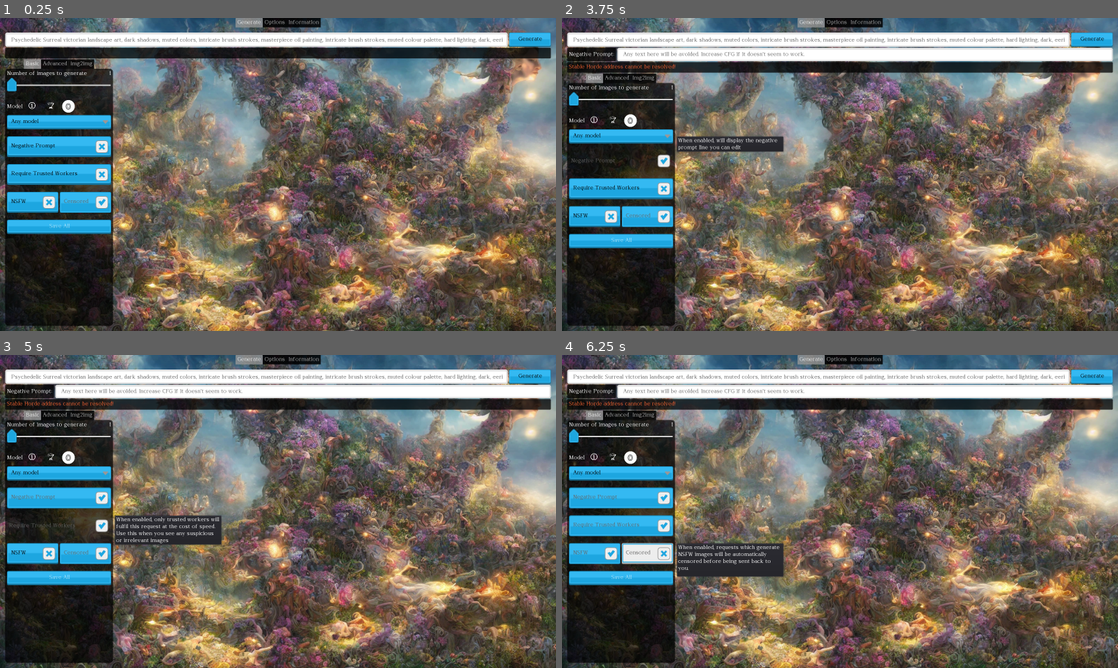
Above: before the commit, frames 1-4 (two rows, left to right).
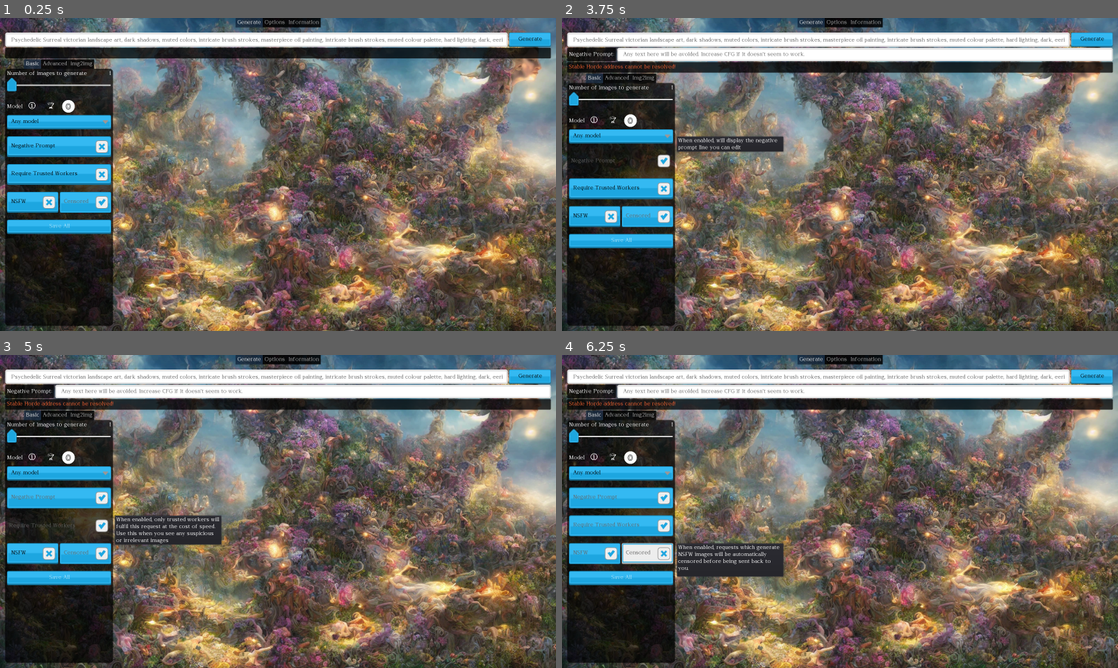
Above: after the commit, the same moments.

Repository: Haidra-Org/Lucid-Creations
Game: Godot game, scene res://StableHordeClient.tscn
Two runs of this game, one before a commit and one after it. Both use one fixed random seed, a clock stepped at 60 frames per second and the inputs below.
Inputs (mouse positions are in pixels of both pictures, inside the frame that each line leads up to):
- Up to frame 1 (0.25 s): no input
- Up to frame 2 (3.75 s): click "Generate" at 0.5 s; click (595, 105) at 1.25 s; click (612, 105) at 2 s; click "Any model" at 2.75 s; click "Negative Prompt" at 3.5 s
- Up to frame 3 (5 s): click "Require Trusted Workers" at 4.25 s
- Up to frame 4 (6.25 s): click "NSFW" at 5 s; click "Censored" at 5.75 s

The runs differ from the first frame. In frame 1, 0.2% of the frame differs, in the area x 4-48%, y 0-17%; in frame 2, 0.2%, in the area x 4-48%, y 0-21%; in frame 3, 0.2%; in frame 4, 0.2%.

Commit message:
random bgs

Diff:
--- /dev/null
+++ b/Background.gd
@@ -0,0 +1,4 @@
+extends TextureRect
+
+func _ready():
+	texture = Utils.get_random_background()
--- a/StableHordeClient.tscn
+++ b/StableHordeClient.tscn
@@ -17,7 +17,8 @@
 [ext_resource path="res://theme/gantari/Gantari[wght].ttf" type="DynamicFontData" id=15]
 [ext_resource path="res://assets/icons/circle.png" type="Texture" id=16]
 [ext_resource path="res://PopupInfoPanel.tscn" type="PackedScene" id=17]
-[ext_resource path="res://assets/1668640648_2362995226.webp" type="Texture" id=18]
+[ext_resource path="res://assets/backgrounds/1668640648_2362995226.webp" type="Texture" id=18]
+[ext_resource path="res://Background.gd" type="Script" id=19]
 
 [sub_resource type="StyleBoxEmpty" id=7]
 
@@ -51,12 +52,13 @@
 	text = \"Version: \" + ToolConsts.VERSION
 "
 
-[node name="TextureRect" type="TextureRect"]
+[node name="Background" type="TextureRect"]
 anchor_right = 1.0
 anchor_bottom = 1.0
 texture = ExtResource( 18 )
 expand = true
 stretch_mode = 7
+script = ExtResource( 19 )
 
 [node name="TabContainer" type="TabContainer" parent="."]
 anchor_right = 1.0
--- /dev/null
+++ b/Utils.gd
@@ -0,0 +1,75 @@
+class_name Utils
+extends Reference
+
+
+# Shuffles all possible backgrounds in the game and selects one at random
+# Retuns an ImageTexture
+static func get_random_background() -> ImageTexture:
+	var all_backgrounds := list_imported_in_directory("res://assets/backgrounds/")
+	shuffle_array(all_backgrounds)
+	var selected_background :String = all_backgrounds[0]
+	if selected_background.ends_with('.web'):
+		selected_background += 'p'
+	var bpath: String = "res://assets/backgrounds/"
+	var return_res := convert_texture_to_image(bpath + selected_background)
+	return(return_res)
+
+# Returns a an array of all images in a specific directory.
+#
+# Due to the way Godot exports work, we cannot look for image
+# Files. Instead we have to explicitly look for their .import
+# filenames, and grab the filename from there.
+static func list_imported_in_directory(path: String, full_path := false) -> Array:
+	var files := []
+	var dir := Directory.new()
+	# warning-ignore:return_value_discarded
+	dir.open(path)
+	# warning-ignore:return_value_discarded
+	dir.list_dir_begin()
+	while true:
+		var file := dir.get_next()
+		if file == "":
+			break
+		elif file.ends_with(".import"):
+			if full_path:
+				files.append(path + file.rstrip(".import"))
+			else:
+				files.append(file.rstrip(".import"))
+	dir.list_dir_end()
+	return(files)
+
+# Randomize array through our own seed
+# If avoid_cfc_rng, it will randomize using godot's internal randomizer
+# use this for randomizations you do not care to repeat
+static func shuffle_array(array: Array) -> void:
+	var n = array.size()
+	if n<2:
+		return
+	var j
+	var tmp
+	for i in range(n-1,0,-1):
+		# Because there is a problem with the calling sequence of static classes,
+		# if you call randi directly, you will not call CFUtils.randi
+		# but call math.randi, so we call cfc.game_rng.randi() directly
+		j = randi()%(i+1)
+		tmp = array[j]
+		array[j] = array[i]
+		array[i] = tmp
+
+
+# Converts a resource path to a texture, or a StreamTexture object
+# (which you get with `preload()`)
+# into an ImageTexture you can assign to a node's texture property.
+static func convert_texture_to_image(texture, is_lossless = false) -> ImageTexture:
+	var tex: StreamTexture
+	if typeof(texture) == TYPE_STRING:
+		tex = load(texture)
+	else:
+#		print_debug(texture)
+		tex = texture
+	var new_texture = ImageTexture.new();
+	if is_lossless:
+		new_texture.storage = ImageTexture.STORAGE_COMPRESS_LOSSLESS
+	var image = tex.get_data()
+	new_texture.create_from_image(image)
+	return(new_texture)
--- a/project.godot
+++ b/project.godot
@@ -43,6 +43,11 @@
 "class": "ToolConsts",
 "language": "GDScript",
 "path": "res://Consts.gd"
+}, {
+"base": "Reference",
+"class": "Utils",
+"language": "GDScript",
+"path": "res://Utils.gd"
 } ]
 _global_script_class_icons={
 "AIImageTexture": "",
@@ -51,7 +56,8 @@
 "StableHordeHTTPRequest": "",
 "StableHordeModelReference": "",
 "StableHordeModels": "",
-"ToolConsts": ""
+"ToolConsts": "",
+"Utils": ""
 }
 
 [application]
@@ -76,6 +82,10 @@
 
 enabled=PoolStringArray( "res://addons/stable_horde_client/plugin.cfg" )
 
+[global]
+
+icon=false
+
 [gui]
 
 common/drop_mouse_on_gui_input_disabled=true
--- a/theme/kenneyUI-blue.tres
+++ b/theme/kenneyUI-blue.tres
@@ -189,7 +189,7 @@
 [sub_resource type="StyleBoxFlat" id=34]
 content_margin_left = 5.0
 content_margin_right = 5.0
-bg_color = Color( 0.6, 0.6, 0.6, 0.780392 )
+bg_color = Color( 0.0784314, 0.152941, 0.239216, 0.780392 )
 corner_radius_top_left = 3
 corner_radius_top_right = 3
 
Not shown: 1 places in StableHordeClient.tscn that only renumber resources
Binary file removed: assets/128x128.png
Renamed: assets/1668639575_2742241642.webp -> assets/backgrounds/1668639575_2742241642.webp
Not shown, changed: assets/backgrounds/1668639575_2742241642.webp.import
Renamed: assets/1668640648_1911265260.webp -> assets/backgrounds/1668640648_1911265260.webp
Not shown, changed: assets/backgrounds/1668640648_1911265260.webp.import
Renamed: assets/1668640648_2362995226.webp -> assets/backgrounds/1668640648_2362995226.webp
Not shown, changed: assets/backgrounds/1668640648_2362995226.webp.import
Renamed: assets/1668640648_612798516.webp -> assets/backgrounds/1668640648_612798516.webp
Not shown, changed: assets/backgrounds/1668640648_612798516.webp.import
Renamed: assets/1668641089_1287428924.webp -> assets/backgrounds/1668641089_1287428924.webp
Not shown, changed: assets/backgrounds/1668641089_1287428924.webp.import
(and 4 more such lines)
